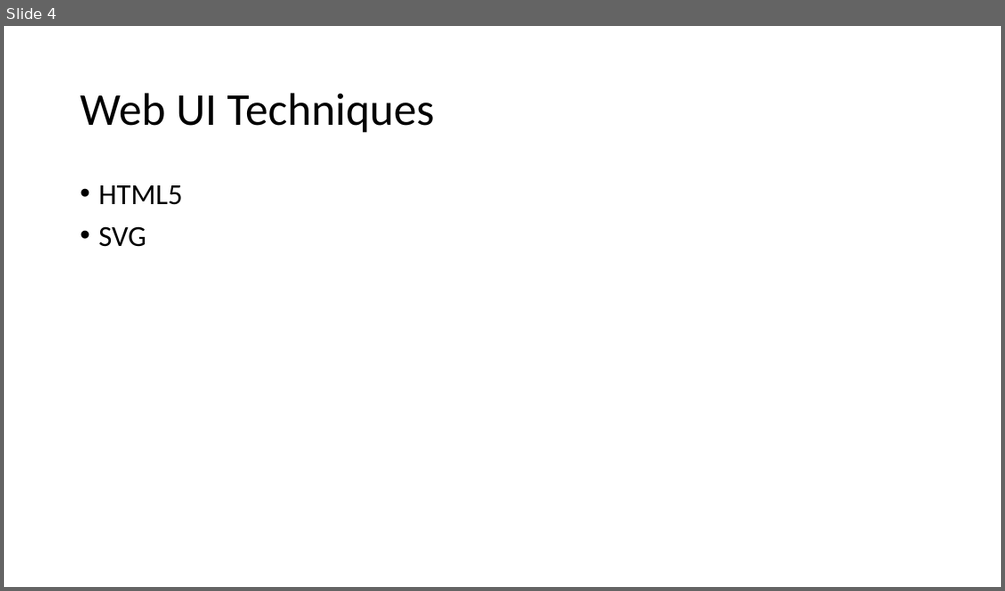
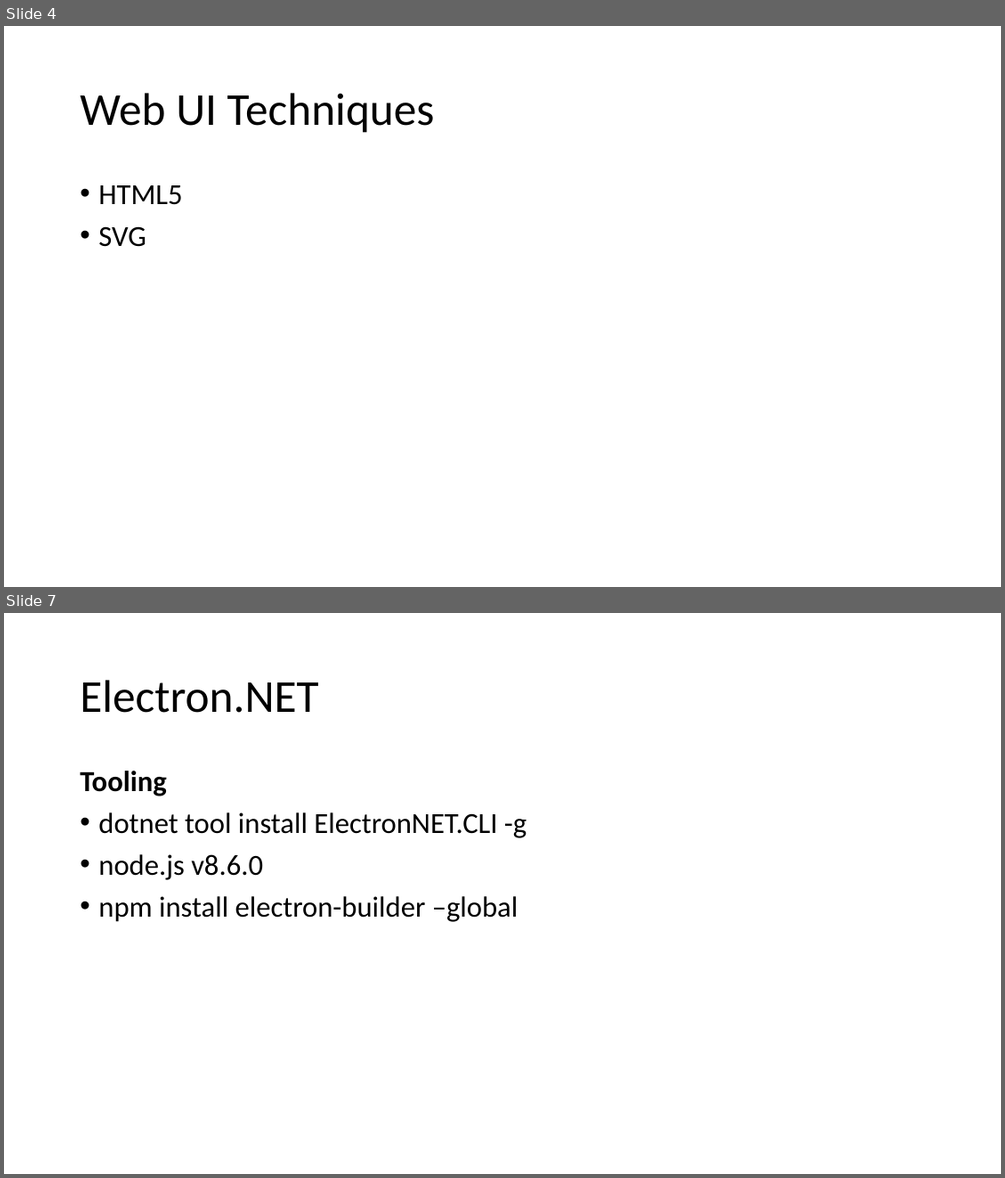
Before and after one commit to FrankPfattheicher/stonehenge.Chromely, a slide deck: stonehengeChromely.pptx. Shown one above the other, each under a label of ours: slide 4 before the commit, slides 4 and 7 after it; the slides between them are not shown. The pictures are 1005x591 and 1005x1178 pixels, drawn with LibreOffice and Linux fonts; fonts in the diff are those of the drawing. Boxes give left, top, right and bottom in pixels: in the first picture for what was removed or moved away, otherwise in the second. Text is boxed around its words. In the diff, an @@ line names an element or a change of style, - is before the commit and + after.

```diff
--- a/stonehengeChromely.pptx
+++ b/stonehengeChromely.pptx
@@ slide 7 added at box(4, 613, 1001, 1174), background #FFFFFF @@
@@ title added at box(80, 680, 318, 713), 44 pt, text #000000 @@
+Electron.NET
@@ text added at box(80, 771, 526, 922), 28 pt, text #000000 @@
+Tooling
+• dotnet tool install ElectronNET.CLI -g
+• node.js v8.6.0
+• npm install electron-builder –global
```
Also in this commit, not shown: 1 slide changed, 1 other slide added.
